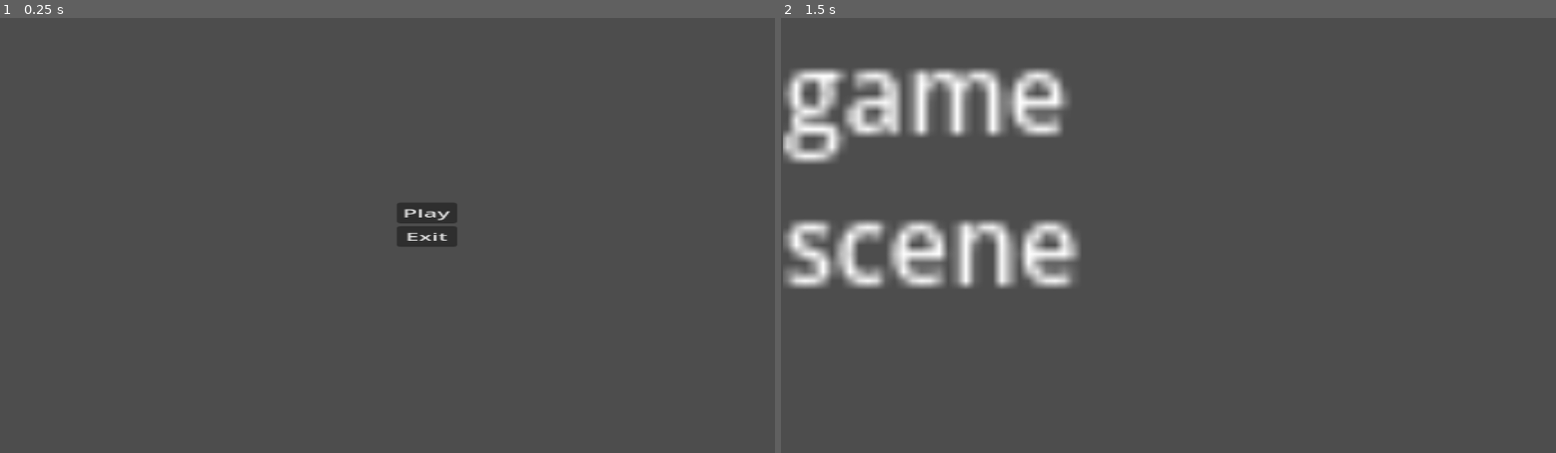
Above: before the commit, frames 1-2 (left to right).
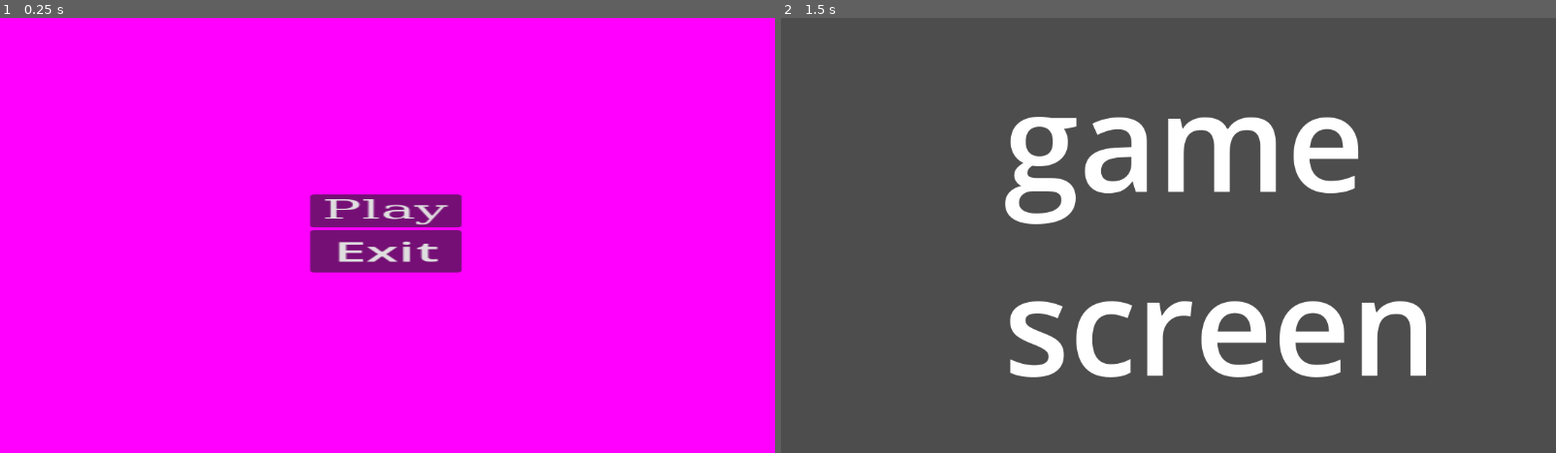
Above: after the commit, the same moments.

Repository: RedDitto/CS179NProject
Game: Godot game, scene res://SceneMenu.tscn
Same seed, same stepped clock (60 frames per second), same inputs: the game is played once before the commit and once after it.
Inputs:
- Up to frame 1 (0.25 s): no input
- Up to frame 2 (1.5 s): click "Play" at 0.5 s; tap Enter at 1.25 s

The runs differ from the first frame. In frame 1, 100% of the frame differs, in the area x 0-100%, y 0-100%; in frame 2, 18%.

Commit message:
fixed font

Diff:
--- a/SceneMenu.tscn
+++ b/SceneMenu.tscn
@@ -1,36 +1,74 @@
-[gd_scene load_steps=4 format=3 uid="uid://csqrfhaqpnonx"]
+[gd_scene load_steps=6 format=3 uid="uid://csqrfhaqpnonx"]
 
 [ext_resource type="Script" path="res://SceneMenu.gd" id="1_pbiuf"]
-[ext_resource type="Script" path="res://Play.gd" id="2_5v81o"]
+
+[sub_resource type="ViewportTexture" id="ViewportTexture_s6fjh"]
 
 [sub_resource type="Theme" id="Theme_g10ix"]
+
+[sub_resource type="Theme" id="Theme_or0rs"]
+
+[sub_resource type="FontFile" id="FontFile_iyb72"]
+cache/0/16/0/ascent = 0.0
+cache/0/16/0/descent = 0.0
+cache/0/16/0/underline_position = 0.0
+cache/0/16/0/underline_thickness = 0.0
+cache/0/16/0/scale = 1.0
+cache/0/16/0/kerning_overrides/16/0 = Vector2(0, 0)
+cache/0/16/0/kerning_overrides/20/0 = Vector2(0, 0)
+cache/0/16/0/kerning_overrides/40/0 = Vector2(0, 0)
+cache/0/20/0/ascent = 0.0
+cache/0/20/0/descent = 0.0
+cache/0/20/0/underline_position = 0.0
+cache/0/20/0/underline_thickness = 0.0
+cache/0/20/0/scale = 1.0
+cache/0/20/0/kerning_overrides/16/0 = Vector2(0, 0)
+cache/0/20/0/kerning_overrides/20/0 = Vector2(0, 0)
+cache/0/20/0/kerning_overrides/40/0 = Vector2(0, 0)
+cache/0/40/0/ascent = 0.0
+cache/0/40/0/descent = 0.0
+cache/0/40/0/underline_position = 0.0
+cache/0/40/0/underline_thickness = 0.0
+cache/0/40/0/scale = 1.0
+cache/0/40/0/kerning_overrides/16/0 = Vector2(0, 0)
+cache/0/40/0/kerning_overrides/20/0 = Vector2(0, 0)
+cache/0/40/0/kerning_overrides/40/0 = Vector2(0, 0)
 
 [node name="Node2D" type="Node2D"]
 scale = Vector2(2.185, 1)
 script = ExtResource("1_pbiuf")
 
-[node name="MarginContainer" type="MarginContainer" parent="."]
-offset_left = 200.0
-offset_top = 200.0
-offset_right = 386.0
-offset_bottom = 411.0
+[node name="TextureRect" type="TextureRect" parent="."]
+offset_left = -5.03433
+offset_right = 599.966
+offset_bottom = 727.0
+texture = SubResource("ViewportTexture_s6fjh")
+
+[node name="MarginContainer" type="MarginContainer" parent="TextureRect"]
+offset_left = 145.995
+offset_top = 188.0
+offset_right = 393.995
+offset_bottom = 463.0
 theme = SubResource("Theme_g10ix")
 theme_override_constants/margin_left = 70
 theme_override_constants/margin_top = 75
 theme_override_constants/margin_right = 75
 theme_override_constants/margin_bottom = 70
 
-[node name="VBoxContainer" type="VBoxContainer" parent="MarginContainer"]
+[node name="VBoxContainer" type="VBoxContainer" parent="TextureRect/MarginContainer"]
 layout_mode = 2
 
-[node name="Play" type="Button" parent="MarginContainer/VBoxContainer"]
+[node name="Play" type="Button" parent="TextureRect/MarginContainer/VBoxContainer"]
 layout_mode = 2
+theme = SubResource("Theme_or0rs")
+theme_override_fonts/font = SubResource("FontFile_iyb72")
+theme_override_font_sizes/font_size = 40
 text = "Play"
-script = ExtResource("2_5v81o")
 
-[node name="Exit" type="Button" parent="MarginContainer/VBoxContainer"]
+[node name="Exit" type="Button" parent="TextureRect/MarginContainer/VBoxContainer"]
 layout_mode = 2
+theme_override_font_sizes/font_size = 40
 text = "Exit"
 
-[connection signal="pressed" from="MarginContainer/VBoxContainer/Play" to="." method="_on_play_pressed"]
-[connection signal="pressed" from="MarginContainer/VBoxContainer/Exit" to="." method="_on_exit_pressed"]
+[connection signal="pressed" from="TextureRect/MarginContainer/VBoxContainer/Play" to="." method="_on_play_pressed"]
+[connection signal="pressed" from="TextureRect/MarginContainer/VBoxContainer/Exit" to="." method="_on_exit_pressed"]
--- a/play_scene.tscn
+++ b/play_scene.tscn
@@ -6,13 +6,17 @@
 [node name="PlayScene" type="Node2D"]
 
 [node name="MarginContainer" type="MarginContainer" parent="."]
-offset_left = 2.685
-offset_right = 42.685
-offset_bottom = 40.0
-scale = Vector2(13.275, 13.275)
+offset_left = 331.0
+offset_top = 44.0
+offset_right = 1080.0
+offset_bottom = 355.0
 theme = SubResource("Theme_vup6s")
 
 [node name="RichTextLabel" type="RichTextLabel" parent="MarginContainer"]
+custom_minimum_size = Vector2(0.1, 0)
 layout_mode = 2
-text = "game scene"
+theme_override_font_sizes/normal_font_size = 201
+text = "game
+screen
+"
 fit_content = true
